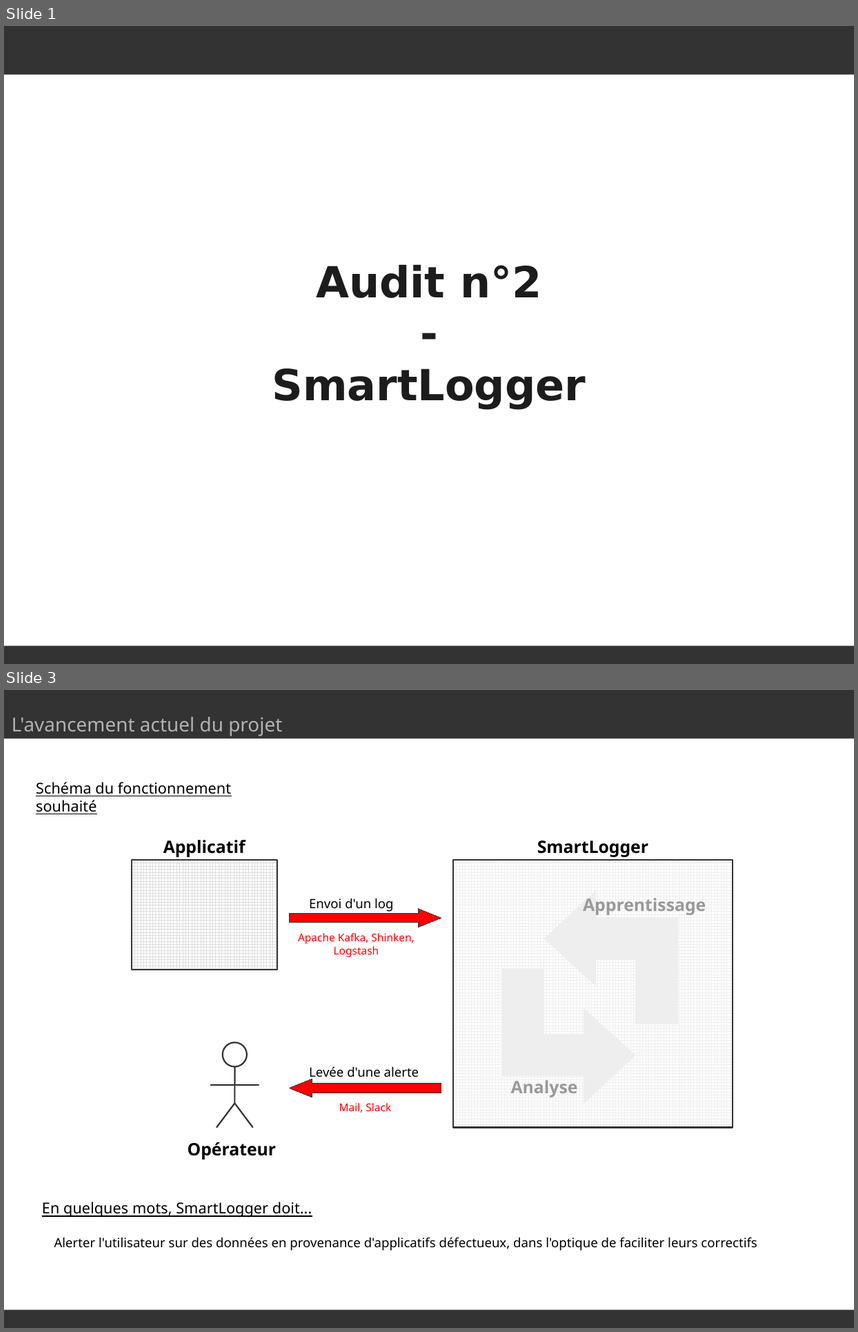
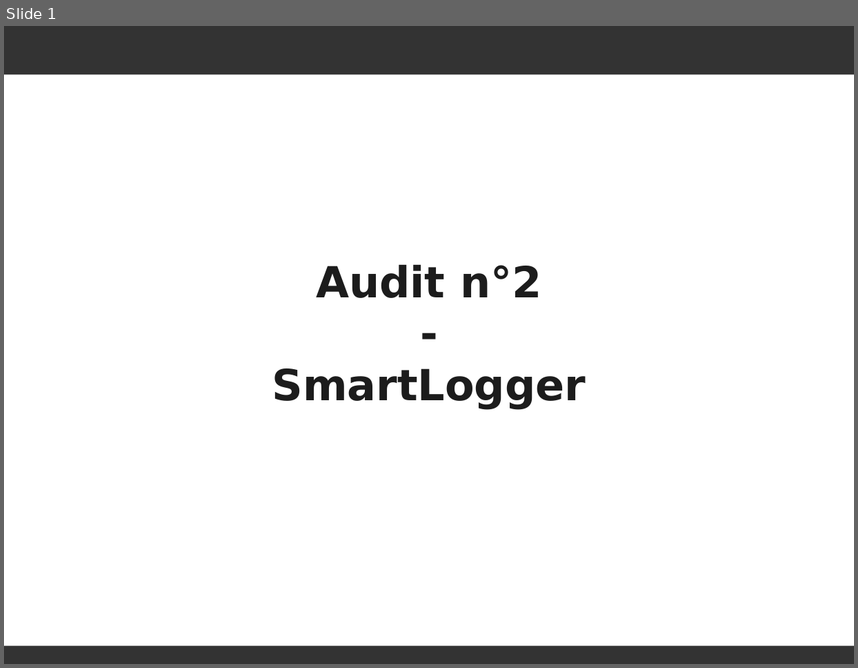
Before and after one commit to SmartLoggerManagement/SmartLogger, a slide deck: Soutenances/audit.odp. Shown one above the other, each under a label of ours: slides 1 and 3 before the commit, slide 1 after it; the slides between them are not shown. The pictures are 858x1332 and 858x668 pixels, drawn with LibreOffice and Linux fonts; fonts in the diff are those of the drawing. Boxes give left, top, right and bottom in pixels: in the first picture for what was removed or moved away, otherwise in the second. Text is boxed around its words. In the diff, an @@ line names an element or a change of style, - is before the commit and + after.

```diff
--- a/Soutenances/audit.odp
+++ b/Soutenances/audit.odp
@@ slide 3 removed at (4,690,854,1328), background #FFFFFF @@
@@ rectangle removed at (4,690,854,738) @@
@@ text removed at (12,717,282,736) @@
-L'avancement actuel du projet
@@ text removed at (36,782,231,814) @@
-Schéma du fonctionnement souhaité
@@ text removed at (163,840,245,857) @@
-Applicatif
@@ text removed at (537,840,648,857) @@
-SmartLogger
@@ rectangle removed at (131,860,277,969) @@
@@ rectangle removed at (454,860,733,1127) @@
@@ freeform shape removed at (545,891,678,1024) @@
@@ right arrow removed at (290,909,441,927) @@
@@ text removed at (309,898,393,911) @@
-Envoi d'un log
@@ text removed at (583,898,706,915) @@
-Apprentissage
@@ text removed at (298,933,414,957) @@
-Apache Kafka, Shinken,
-Logstash
@@ freeform shape removed at (502,969,636,1103) @@
@@ ellipse removed at (222,1043,246,1067) @@
@@ line removed from (234, 1103) to (234, 1067) @@
@@ right arrow removed at (290,1078,441,1097) @@
@@ text removed at (309,1066,419,1081) @@
-Levée d'une alerte
@@ text removed at (511,1080,578,1097) @@
-Analyse
@@ line removed from (259, 1085) to (211, 1085) @@
@@ line removed from (234, 1103) to (217, 1127) @@
@@ line removed from (234, 1103) to (253, 1127) @@
@@ text removed at (339,1103,391,1112) @@
-Mail, Slack
@@ text removed at (188,1142,277,1159) @@
-Opérateur
@@ text removed at (42,1201,312,1217) @@
-En quelques mots, SmartLogger doit...
@@ text removed at (54,1236,757,1250) @@
-Alerter l'utilisateur sur des données en provenance d'applicatifs défectueux, dans l'optique de faciliter leurs correctifs
@@ rectangle removed at (4,1310,854,1328) @@
```
Also in this commit, not shown: 1 slide changed, 5 slides added, 1 other slide removed, 13 other files.
